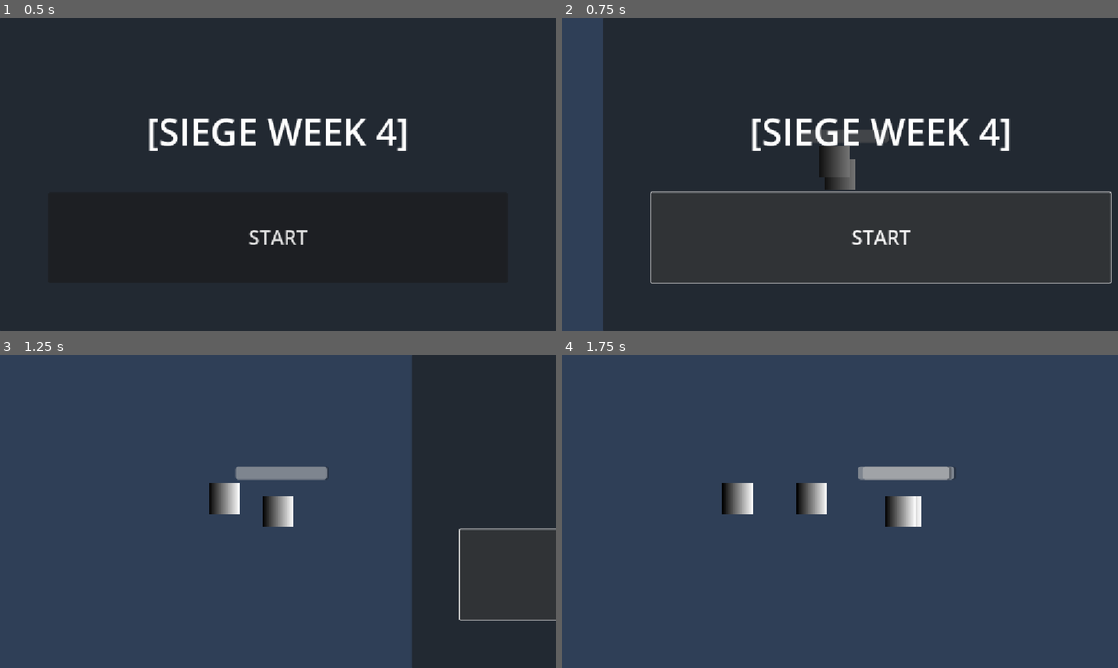
Above: before the commit, frames 1-4 (two rows, left to right).
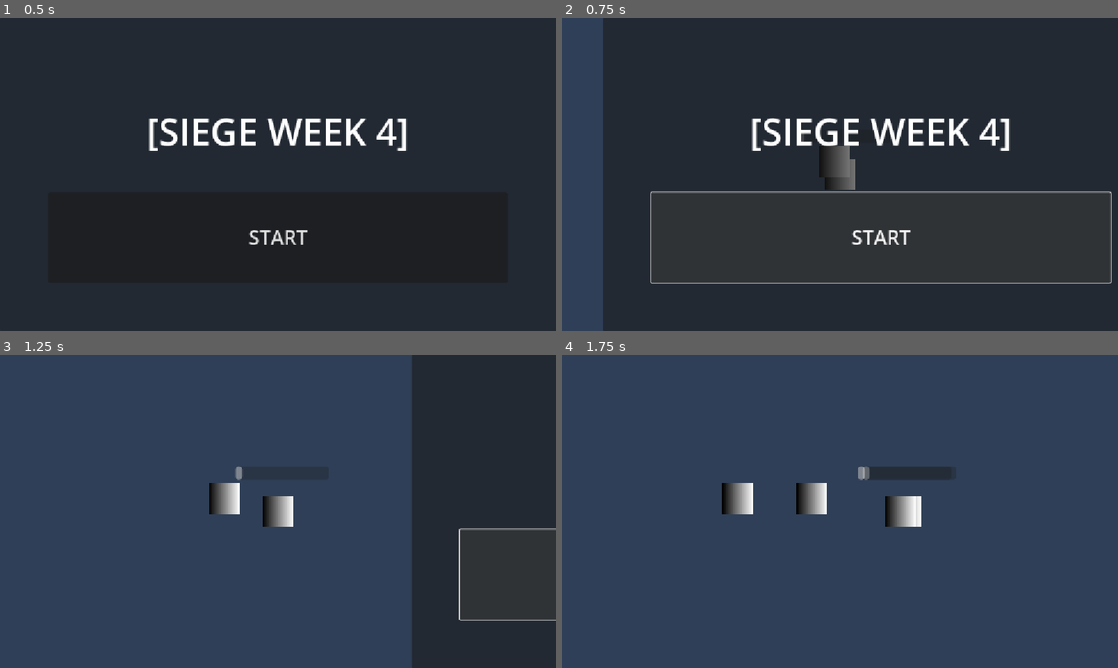
Above: after the commit, the same moments.

Repository: appellatebaton0/siege-4
Game: Godot game, scene res://scenes/main.tscn
The game is run twice, just before and just after one commit, with the same random seed, the same clock (stepped at 60 frames per second) and the same inputs.
Inputs:
- Up to frame 1 (0.5 s): no input
- Up to frame 2 (0.75 s): click "START" at 0.5 s
- Up to frame 3 (1.25 s): no input
- Up to frame 4 (1.75 s): tap Enter at 1.25 s; hold D (right) from 1.28 s (still down)

Frame 1 is identical in both runs. In frame 2, 0.4% of the frame differs, in the area x 43-59%, y 35-40%; in frame 3, 0.7%; in frame 4, 0.7%, in the area x 54-71%, y 35-40%.

Commit message:
v0.8 - MVP
- The game *technically* works, but it still needs a lot. Mostly art, but I also want a wider variety of enemies.

Diff:
--- a/scenes/level.tscn
+++ b/scenes/level.tscn
@@ -9,7 +9,7 @@
 [ext_resource type="Script" uid="uid://bl57jg6s28sas" path="res://scripts/values/vector2/rect_vec2.gd" id="7_fpun6"]
 [ext_resource type="Script" uid="uid://dc8sod06feafh" path="res://scripts/values/float/manual_float.gd" id="8_wc255"]
 
-[node name="Level" type="Node"]
+[node name="Level" type="Node" groups=["Level"]]
 
 [node name="Player" parent="." instance=ExtResource("1_b121j")]
 
--- a/scenes/main.tscn
+++ b/scenes/main.tscn
@@ -6,6 +6,8 @@
 [ext_resource type="Script" uid="uid://b55vjdqvt4nkj" path="res://scripts/values/packed_scene/manual_packedscene.gd" id="4_tipki"]
 [ext_resource type="Script" uid="uid://b1o48vkwquyxs" path="res://scripts/values/node/manual_node.gd" id="6_choun"]
 [ext_resource type="Script" uid="uid://bslmamakq2ao5" path="res://scripts/values/node/group_node.gd" id="6_tefeu"]
+[ext_resource type="Script" uid="uid://b7ecah37jx738" path="res://scripts/bits/player_finished.gd" id="7_o6xl0"]
+[ext_resource type="Script" uid="uid://m0fehjfpnp51" path="res://scripts/bits/delete.gd" id="8_tipki"]
 
 [sub_resource type="Animation" id="Animation_tipki"]
 resource_name = "start_to_game"
@@ -85,9 +87,89 @@
 "values": [Vector2(0, -648)]
 }
 
+[sub_resource type="Animation" id="Animation_choun"]
+resource_name = "game_to_lost"
+tracks/0/type = "value"
+tracks/0/imported = false
+tracks/0/enabled = true
+tracks/0/path = NodePath("LostScreen:position")
+tracks/0/interp = 2
+tracks/0/loop_wrap = true
+tracks/0/keys = {
+"times": PackedFloat32Array(0, 1),
+"transitions": PackedFloat32Array(1, 1),
+"update": 0,
+"values": [Vector2(-1152, 0), Vector2(0, 0)]
+}
+tracks/1/type = "value"
+tracks/1/imported = false
+tracks/1/enabled = true
+tracks/1/path = NodePath("StartScreen:position")
+tracks/1/interp = 1
+tracks/1/loop_wrap = true
+tracks/1/keys = {
+"times": PackedFloat32Array(0),
+"transitions": PackedFloat32Array(1),
+"update": 0,
+"values": [Vector2(1152, 0)]
+}
+tracks/2/type = "value"
+tracks/2/imported = false
+tracks/2/enabled = true
+tracks/2/path = NodePath("InputStopper:visible")
+tracks/2/interp = 1
+tracks/2/loop_wrap = true
+tracks/2/keys = {
+"times": PackedFloat32Array(0, 1),
+"transitions": PackedFloat32Array(1, 1),
+"update": 1,
+"values": [true, false]
+}
+
+[sub_resource type="Animation" id="Animation_ya4ey"]
+resource_name = "lost_to_game"
+tracks/0/type = "value"
+tracks/0/imported = false
+tracks/0/enabled = true
+tracks/0/path = NodePath("LostScreen:position")
+tracks/0/interp = 2
+tracks/0/loop_wrap = true
+tracks/0/keys = {
+"times": PackedFloat32Array(0, 1),
+"transitions": PackedFloat32Array(1, 1),
+"update": 0,
+"values": [Vector2(0, 0), Vector2(1152, 0)]
+}
+tracks/1/type = "value"
+tracks/1/imported = false
+tracks/1/enabled = true
+tracks/1/path = NodePath("StartScreen:position")
+tracks/1/interp = 1
+tracks/1/loop_wrap = true
+tracks/1/keys = {
+"times": PackedFloat32Array(0),
+"transitions": PackedFloat32Array(1),
+"update": 0,
+"values": [Vector2(1152, 0)]
+}
+tracks/2/type = "value"
+tracks/2/imported = false
+tracks/2/enabled = true
+tracks/2/path = NodePath("InputStopper:visible")
+tracks/2/interp = 1
+tracks/2/loop_wrap = true
+tracks/2/keys = {
+"times": PackedFloat32Array(0, 1),
+"transitions": PackedFloat32Array(1, 1),
+"update": 1,
+"values": [true, false]
+}
+
 [sub_resource type="AnimationLibrary" id="AnimationLibrary_choun"]
 _data = {
 &"RESET": SubResource("Animation_85g3d"),
+&"game_to_lost": SubResource("Animation_choun"),
+&"lost_to_game": SubResource("Animation_ya4ey"),
 &"start_to_game": SubResource("Animation_tipki")
 }
 
@@ -108,7 +190,7 @@
 anchors_preset = 15
 anchor_right = 1.0
 anchor_bottom = 1.0
-offset_right = 0.27490234
+offset_right = 0.27539063
 grow_horizontal = 2
 grow_vertical = 2
 
@@ -240,12 +322,27 @@
 grow_horizontal = 2
 grow_vertical = 2
 
-[node name="AnimationPlayer" type="AnimationPlayer" parent="CanvasLayer/Control"]
+[node name="AnimationPlayer" type="AnimationPlayer" parent="CanvasLayer/Control" groups=["Animator"]]
 libraries = {
 &"": SubResource("AnimationLibrary_choun")
 }
+
+[node name="PlayerFinishedBit" type="Node" parent="CanvasLayer/Control/AnimationPlayer"]
+script = ExtResource("7_o6xl0")
+animation = "game_to_lost"
+metadata/_custom_type_script = "uid://b7ecah37jx738"
+
+[node name="DeleteBit" type="Node" parent="CanvasLayer/Control/AnimationPlayer/PlayerFinishedBit"]
+script = ExtResource("8_tipki")
+metadata/_custom_type_script = "uid://m0fehjfpnp51"
+
+[node name="GroupNode" type="Node" parent="CanvasLayer/Control/AnimationPlayer/PlayerFinishedBit/DeleteBit"]
+script = ExtResource("6_tefeu")
+group_name = "Level"
+metadata/_custom_type_script = "uid://bslmamakq2ao5"
 
 [connection signal="pressed" from="CanvasLayer/Control/StartScreen/MarginContainer/VBoxContainer/Button" to="CanvasLayer/Control/StartScreen/MarginContainer/VBoxContainer/Button/Animate" method="animate"]
 [connection signal="pressed" from="CanvasLayer/Control/StartScreen/MarginContainer/VBoxContainer/Button" to="CanvasLayer/Control/StartScreen/MarginContainer/VBoxContainer/Button/LoadLevel" method="add"]
 [connection signal="pressed" from="CanvasLayer/Control/LostScreen/MarginContainer/VBoxContainer/Button" to="CanvasLayer/Control/LostScreen/MarginContainer/VBoxContainer/Button/Animate" method="animate"]
 [connection signal="pressed" from="CanvasLayer/Control/LostScreen/MarginContainer/VBoxContainer/Button" to="CanvasLayer/Control/LostScreen/MarginContainer/VBoxContainer/Button/LoadLevel" method="add"]
+[connection signal="finished" from="CanvasLayer/Control/AnimationPlayer/PlayerFinishedBit" to="CanvasLayer/Control/AnimationPlayer/PlayerFinishedBit/DeleteBit" method="delete"]
--- a/scenes/player.tscn
+++ b/scenes/player.tscn
@@ -1,12 +1,15 @@
-[gd_scene load_steps=12 format=3 uid="uid://dt5anurf2hd6c"]
+[gd_scene load_steps=15 format=3 uid="uid://dt5anurf2hd6c"]
 
 [ext_resource type="Script" uid="uid://cvqf1hrebc04p" path="res://scripts/bot.gd" id="1_dqkch"]
 [ext_resource type="Script" uid="uid://ce0lih35lp5ov" path="res://scripts/bits/movemaster2d.gd" id="2_qlg0r"]
 [ext_resource type="Script" uid="uid://dm0cvcckbo1ha" path="res://scripts/bits/movebits/control_bits/float_control.gd" id="3_tuyoq"]
 [ext_resource type="Script" uid="uid://dx6xpuy57uxvg" path="res://scripts/bits/areamaster2D.gd" id="4_fjrip"]
 [ext_resource type="Script" uid="uid://d1caarqf4qo63" path="res://scripts/bits/health.gd" id="5_qlg0r"]
+[ext_resource type="Script" uid="uid://dw7w6pry2g435" path="res://scripts/bits/player_animator.gd" id="6_d2wvv"]
 [ext_resource type="Script" uid="uid://bc87fqj83okns" path="res://scripts/bits/property_modifier.gd" id="6_smehm"]
+[ext_resource type="Script" uid="uid://bslmamakq2ao5" path="res://scripts/values/node/group_node.gd" id="7_3v2ag"]
 [ext_resource type="Script" uid="uid://b1o48vkwquyxs" path="res://scripts/values/node/manual_node.gd" id="7_ur7pv"]
+[ext_resource type="Script" uid="uid://m0fehjfpnp51" path="res://scripts/bits/delete.gd" id="8_jej6c"]
 [ext_resource type="Script" uid="uid://d7n7ctdl2nsg" path="res://scripts/values/property.gd" id="8_y4r1p"]
 
 [sub_resource type="RectangleShape2D" id="RectangleShape2D_qlg0r"]
@@ -49,7 +52,27 @@
 
 [node name="HealthBit" type="Node" parent="."]
 script = ExtResource("5_qlg0r")
+health = 3.0
 invincibility_time = 1.0
+
+[node name="Lose" type="Node" parent="HealthBit"]
+script = ExtResource("6_d2wvv")
+animation = "game_to_lost"
+metadata/_custom_type_script = "uid://dw7w6pry2g435"
+
+[node name="GetAnimator" type="Node" parent="HealthBit/Lose"]
+script = ExtResource("7_3v2ag")
+group_name = "Animator"
+metadata/_custom_type_script = "uid://bslmamakq2ao5"
+
+[node name="StopRepeatedAnimation" type="Node" parent="HealthBit"]
+script = ExtResource("8_jej6c")
+metadata/_custom_type_script = "uid://m0fehjfpnp51"
+
+[node name="Animator" type="Node" parent="HealthBit/StopRepeatedAnimation" node_paths=PackedStringArray("response")]
+script = ExtResource("7_ur7pv")
+response = NodePath("../../Lose")
+metadata/_custom_type_script = "uid://b1o48vkwquyxs"
 
 [node name="ProgressBar" type="ProgressBar" parent="."]
 offset_left = -88.0
@@ -79,3 +102,6 @@
 script = ExtResource("7_ur7pv")
 response = NodePath("../../../../HealthBit")
 metadata/_custom_type_script = "uid://b1o48vkwquyxs"
+
+[connection signal="reached_zero" from="HealthBit" to="HealthBit/Lose" method="animate"]
+[connection signal="reached_zero" from="HealthBit" to="HealthBit/StopRepeatedAnimation" method="delete"]
--- a/scripts/bits/player_animator.gd
+++ b/scripts/bits/player_animator.gd
@@ -11,7 +11,7 @@
 ## Look for an AnimationPlayer in the children, siblings, piblings, etc.
 func search_player(with:Node, depth:int = 7) -> AnimationPlayer:
 	# If this happens, no player was found :(
-	if depth <= 0:
+	if depth <= 0 or with == null:
 		return null
 
 	# Search the children for a player
@@ -23,6 +23,11 @@
 	return search_player(with.get_parent(), depth - 1)
 
 func _ready() -> void:
+	if player == null:
+		for child in get_children():
+			if child is NodeValue:
+				player = child
+
 	if player != null:
 		var p_node = player.value()
 		if p_node is AnimationPlayer:
Not shown: 1 places in scenes/main.tscn that only renumber resources
